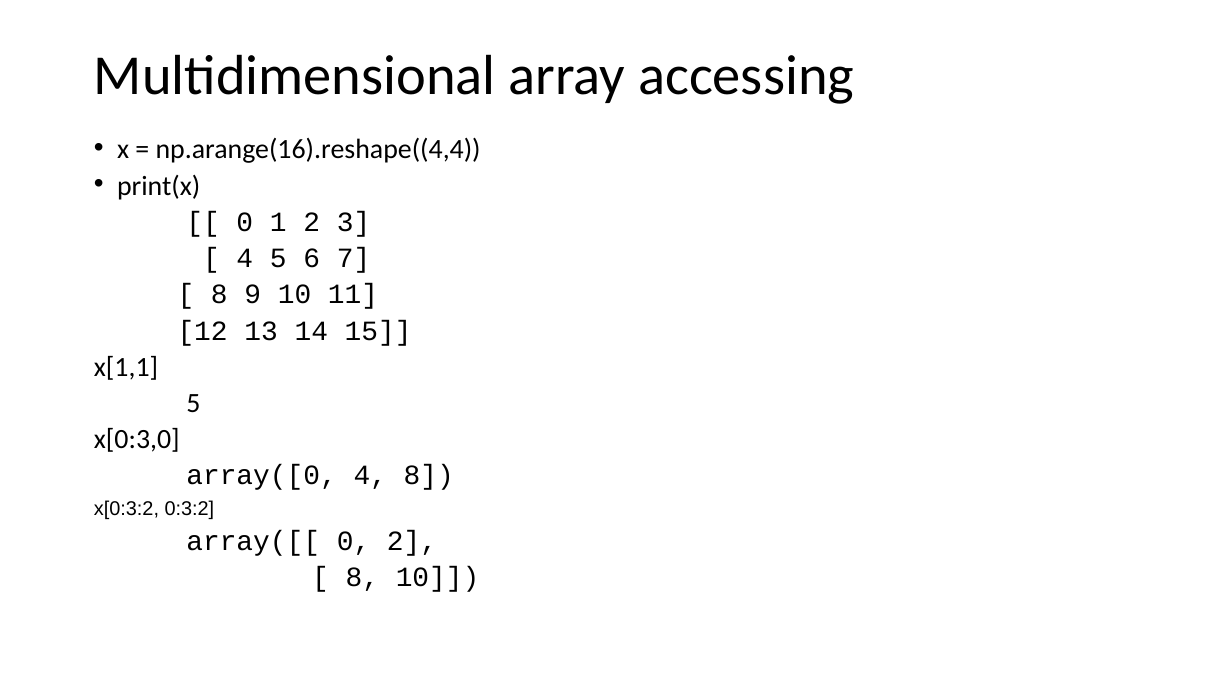
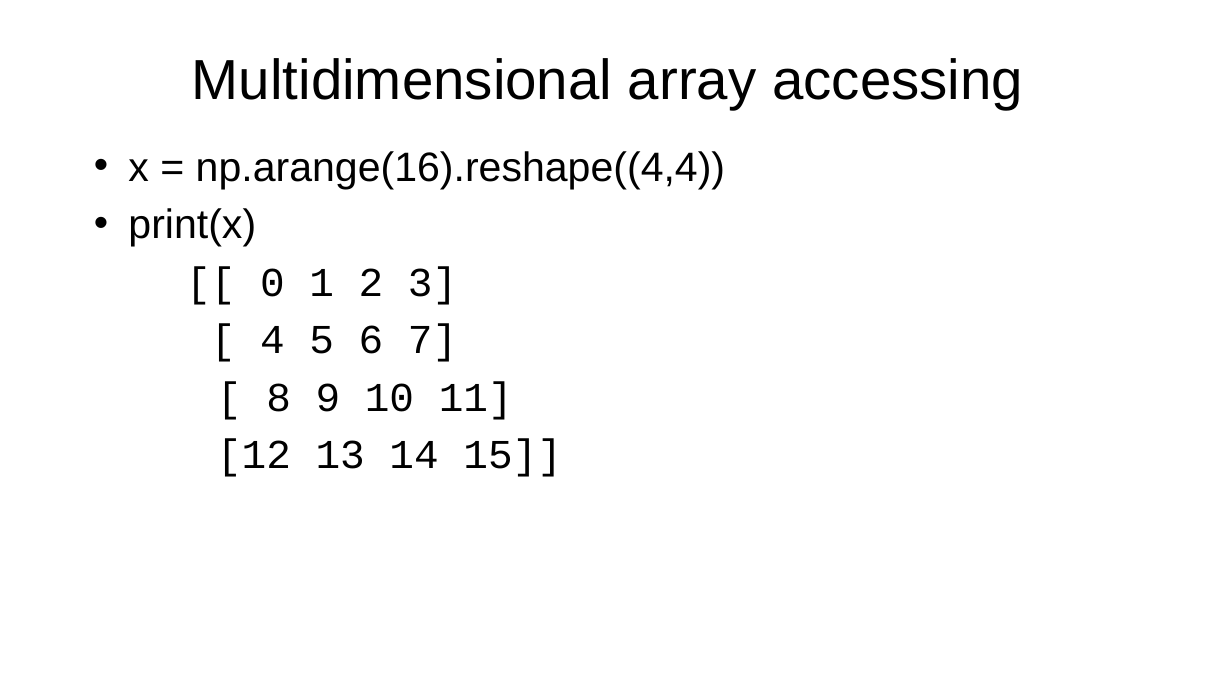
Before and after one commit to S-AMK/S-AMK, a slide deck: slide 16 of UNIT-4.pptx. Drawn at 1232x693 pixels with LibreOffice and Linux fonts; fonts in the diff are those of the drawing. Boxes give left, top, right and bottom in pixels: in the first picture for what was removed or moved away, otherwise in the second. Text is boxed around its words. In the diff, an @@ line names an element or a change of style, - is before the commit and + after.

```diff
--- a/UNIT-4.pptx
+++ b/UNIT-4.pptx
@@ title "Multidimensional array accessing" at bbox=[192, 58, 1023, 109]: font Calibri to Arial; alignment left to centre; line spacing 0.9 to 1 @@
@@ text "x = np.arange(16).reshape((4,4))" at bbox=[128, 151, 725, 477]: size 21.7 to 32 pt; font Calibri to Arial in "x = np.arange(16).reshape((4,4))", "print(x)"; indent changed; line spacing 0.7 to 1; less space between paragraphs @@
@@ text at bbox=[94, 356, 480, 592]: paragraphs removed @@
-x[1,1]
-5
-x[0:3,0]
-array([0, 4, 8])
-x[0:3:2, 0:3:2]
-array([[ 0, 2],
-[ 8, 10]])
```
Also in this commit, not shown: 48 other slides changed, 38 slides added, 42 slides removed.
